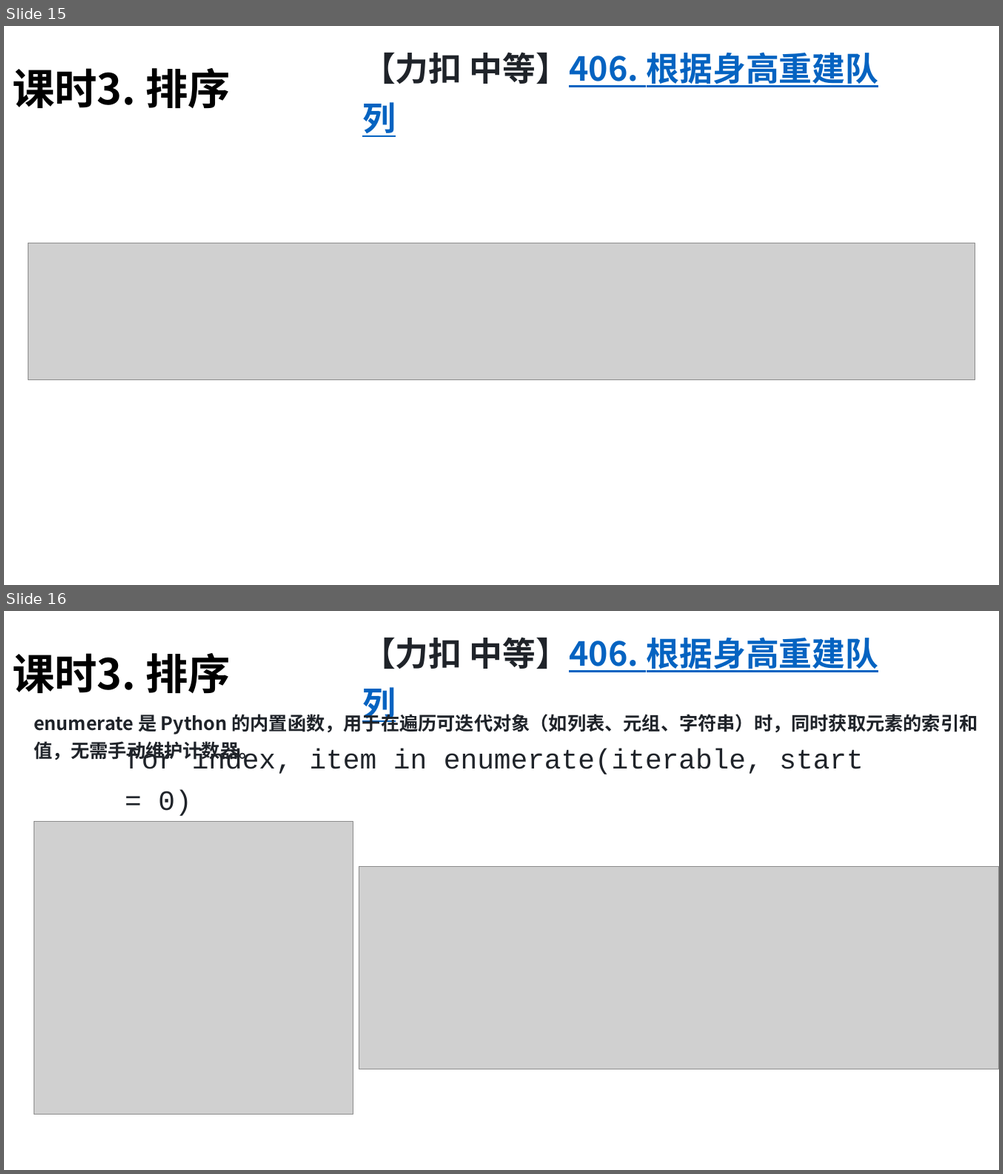
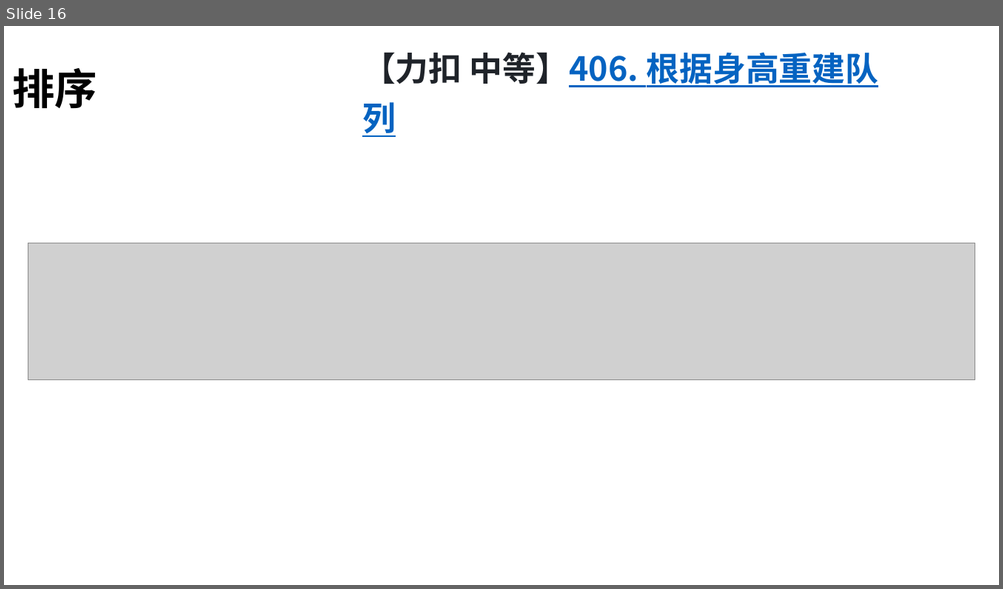
Before and after one commit to TsingPig/CodeRepo, a slide deck: Algorithm/_____保研岛____Python蓝桥杯/蓝桥杯Python冲刺课_课时3 贪心 & 排序/Python 课时3.pptx. Shown one above the other, each under a label of ours: slides 15 and 16 before the commit, slide 16 after it. The pictures are 1003x1174 and 1003x589 pixels, drawn with LibreOffice and Linux fonts; fonts in the diff are those of the drawing; grey boxes stand for pictures. Boxes give left, top, right and bottom in pixels: in the first picture for what was removed or moved away, otherwise in the second. Text is boxed around its words. In the diff, an @@ line names an element or a change of style, - is before the commit and + after.

Commit message:
add: 课时5

```diff
--- a/Algorithm/_____保研岛____Python蓝桥杯/蓝桥杯Python冲刺课_课时3 贪心 & 排序/Python 课时3.pptx
+++ b/Algorithm/_____保研岛____Python蓝桥杯/蓝桥杯Python冲刺课_课时3 贪心 & 排序/Python 课时3.pptx
@@ slide 16 removed at <box>4,611,999,1170</box>, background #FFFFFF @@
@@ text removed at <box>12,653,231,693</box> @@
-课时3. 排序
@@ text removed at <box>362,637,879,672</box> @@
-【力扣 中等】406. 根据身高重建队列
@@ text removed at <box>34,711,978,763</box> @@
-enumerate 是 Python 的内置函数，用于在遍历可迭代对象（如列表、元组、字符串）时，同时获取元素的索引和值，无需手动维护计数器。
@@ text removed at <box>125,749,862,816</box> @@
-for index, item in enumerate(iterable, start = 0)
@@ picture removed at <box>34,821,353,1115</box> @@
@@ picture removed at <box>358,867,999,1071</box> @@
@@ what was slide 15 is now slide 16 @@
@@ slide 16 changed as well @@
@@ text at <box>12,68,97,108</box>: text changed @@
-课时3. 排序
+排序
```
Also in this commit, not shown: 16 other slides changed, 1 slide added, 12 other files.
